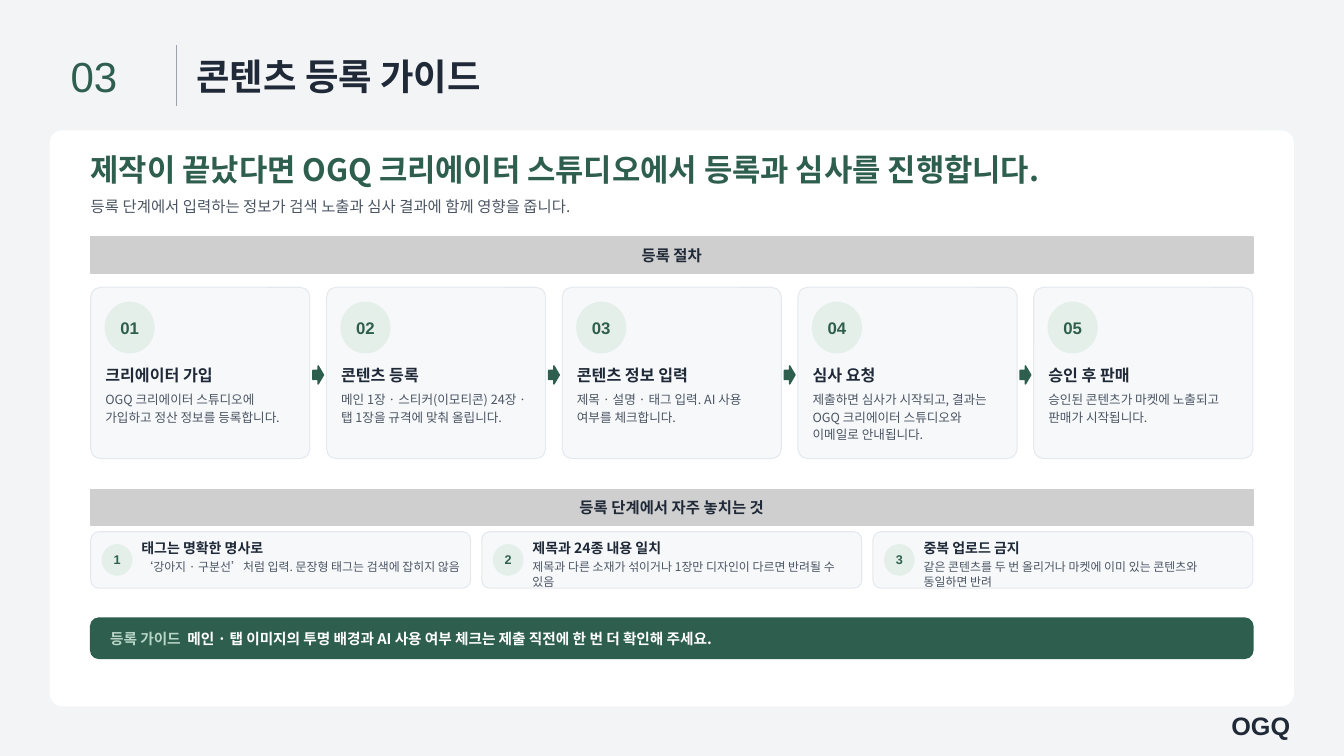
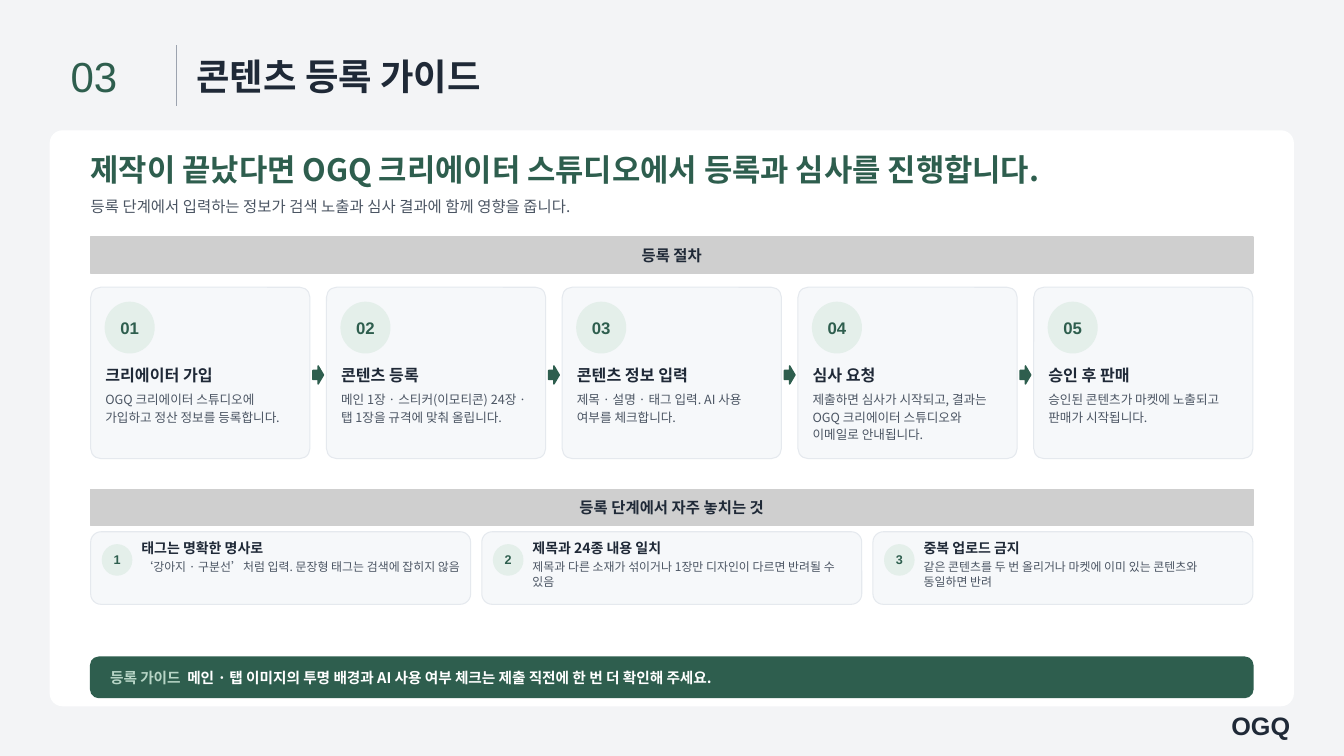
Before and after one commit to loveet3-hue/ogq-banner-generator, a slide deck: slide 35 of playbook/template_v2.pptx. Drawn at 1344x756 pixels with LibreOffice and Linux fonts; fonts in the diff are those of the drawing. Boxes give left, top, right and bottom in pixels: in the first picture for what was removed or moved away, otherwise in the second. Text is boxed around its words. In the diff, an @@ line names an element or a change of style, - is before the commit and + after.

```diff
--- a/playbook/template_v2.pptx
+++ b/playbook/template_v2.pptx
@@ rounded rectangle: place and size @@
-rounded rectangle at bbox=[91, 532, 471, 589]
+rounded rectangle at bbox=[91, 532, 471, 605]
@@ rounded rectangle: place and size @@
-rounded rectangle at bbox=[482, 532, 862, 589]
+rounded rectangle at bbox=[482, 532, 862, 605]
@@ rounded rectangle: place and size @@
-rounded rectangle at bbox=[873, 532, 1253, 589]
+rounded rectangle at bbox=[873, 532, 1253, 605]
@@ rounded rectangle: place and size @@
-rounded rectangle at bbox=[91, 618, 1253, 658]
+rounded rectangle at bbox=[91, 657, 1253, 698]
@@ text "등록 가이드 메인 · 탭 ...": place and size @@
-text "등록 가이드 메인 · 탭 ..." at bbox=[110, 631, 712, 646]
+text "등록 가이드 메인 · 탭 ..." at bbox=[110, 670, 712, 685]
```
Also in this commit, not shown: 29 other slides changed, 4 other files.
